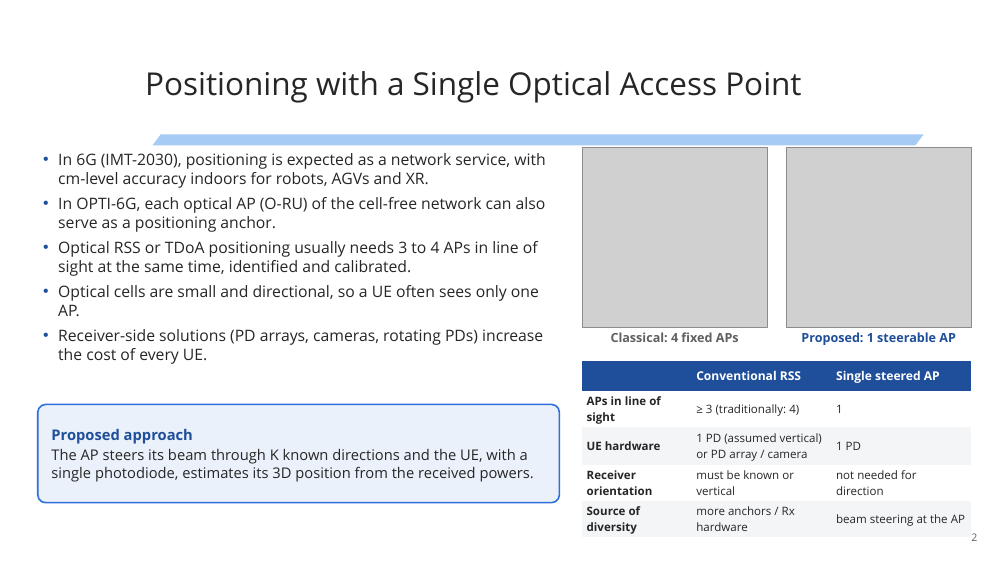
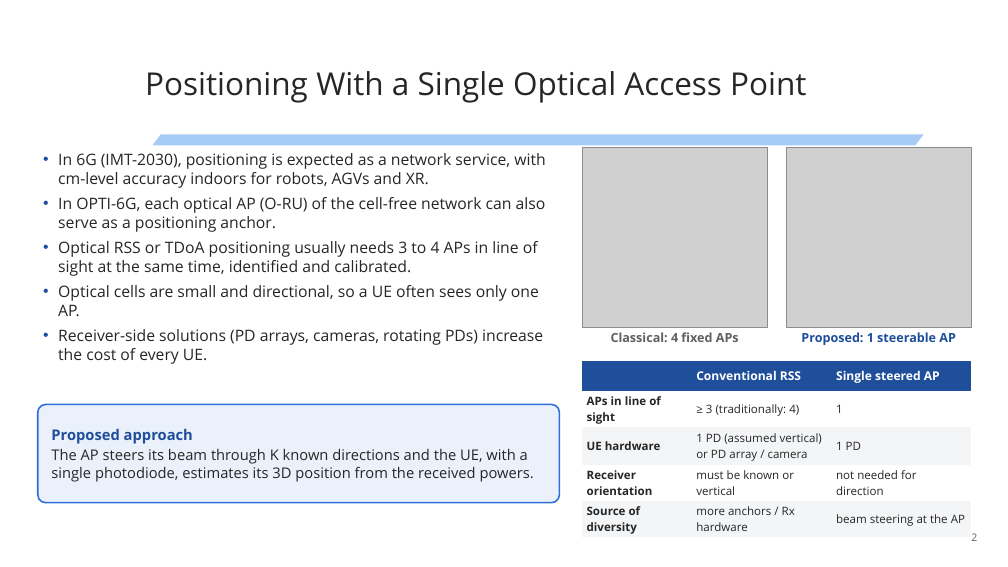
Before and after one commit to kevin-acuna/simulation_VLP, a slide deck: slide 2 of OPTI-6G/ArchWG_Presentation/OPTI-6G_ArchWG_Beamsteering_Positioning_UVSQ_2026-11-20.pptx. Drawn at 1008x567 pixels with LibreOffice and Linux fonts; fonts in the diff are those of the drawing; grey boxes stand for pictures; background and template pictures are left out. Boxes give left, top, right and bottom in pixels: in the first picture for what was removed or moved away, otherwise in the second. Text is boxed around its words. In the diff, an @@ line names an element or a change of style, - is before the commit and + after.

```diff
--- a/OPTI-6G/ArchWG_Presentation/OPTI-6G_ArchWG_Beamsteering_Positioning_UVSQ_2026-11-20.pptx
+++ b/OPTI-6G/ArchWG_Presentation/OPTI-6G_ArchWG_Beamsteering_Positioning_UVSQ_2026-11-20.pptx
@@ title at [145, 71, 806, 103]: text changed @@
-Positioning with a Single Optical Access Point
+Positioning With a Single Optical Access Point
```
Also in this commit, not shown: 2 other slides changed, 1 slide removed, 16 other files.
